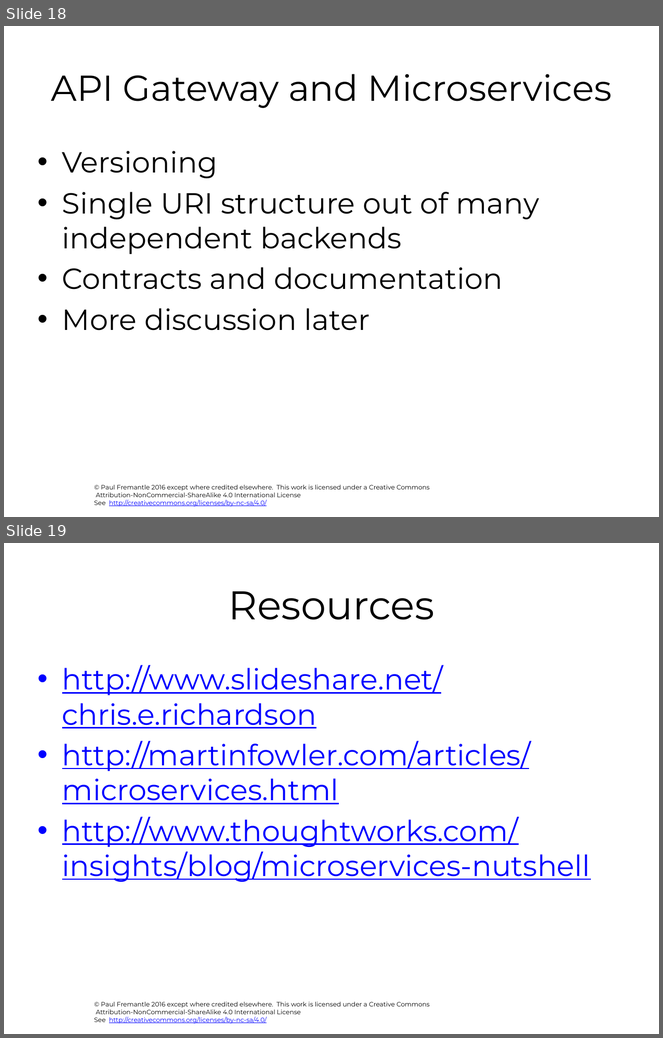
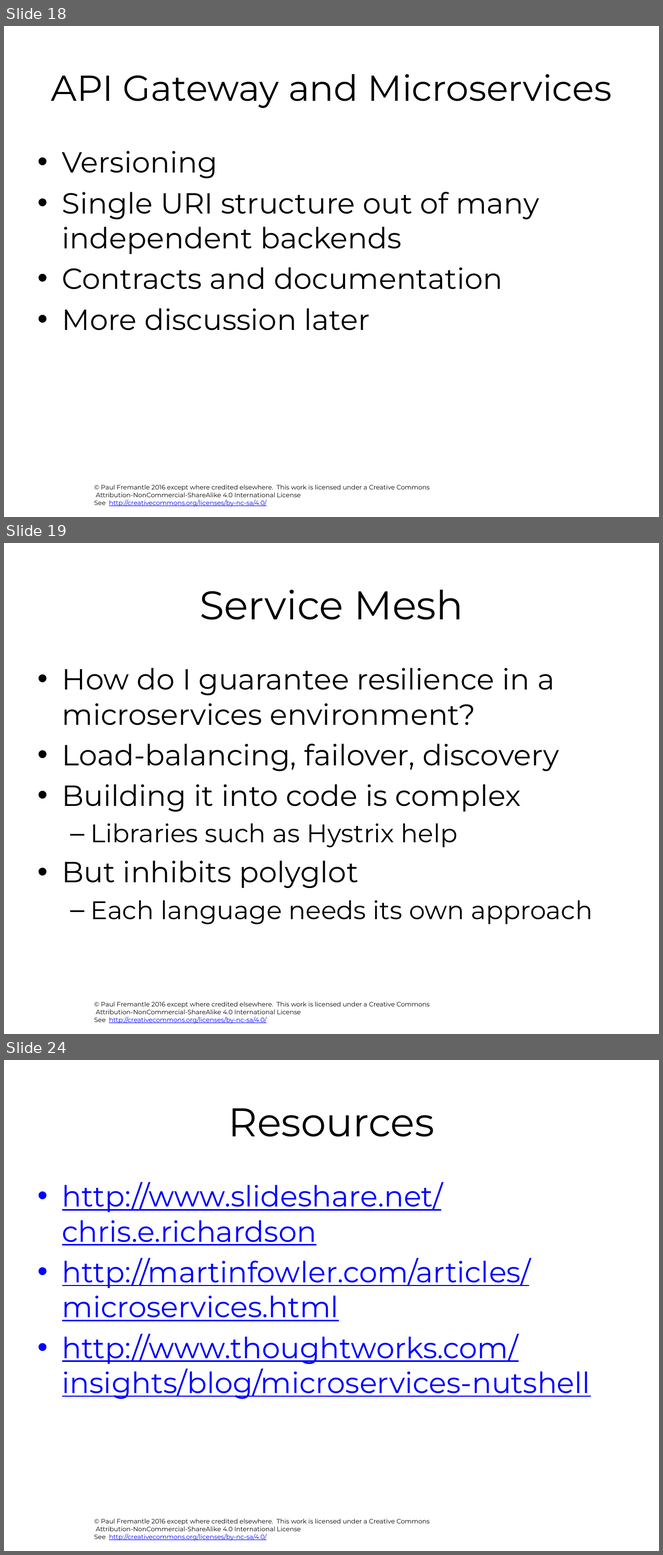
Before and after one commit to pzfreo/ox-soa, a slide deck: presentation-source/08-Microservices.pptx. Shown one above the other, each under a label of ours: slides 18 and 19 before the commit, slides 18, 19 and 24 after it; the slides between them are not shown. The pictures are 663x1038 and 663x1555 pixels, drawn with LibreOffice and Linux fonts; fonts in the diff are those of the drawing; background and template pictures are left out. Boxes give left, top, right and bottom in pixels: in the first picture for what was removed or moved away, otherwise in the second. Text is boxed around its words. In the diff, an @@ line names an element or a change of style, - is before the commit and + after.

```diff
--- a/presentation-source/08-Microservices.pptx
+++ b/presentation-source/08-Microservices.pptx
@@ slide 19 added at (4,543,659,1034), background #FFFFFF; not listed: 1 template element that a slide beside it also shows @@
@@ title added at (200,590,464,620), 44 pt, text #000000 @@
+Service Mesh
@@ text added at (62,668,593,925), 32 pt, text #000000 @@
+• How do I guarantee resilience in a microservices environment?
+• Load-balancing, failover, discovery
+• Building it into code is complex
+  – Libraries such as Hystrix help
+• But inhibits polyglot
+  – Each language needs its own approach
@@ what was slide 19 is now slide 24 @@
```
Also in this commit, not shown: 1 slide changed, 4 other slides added, 6 other files.
